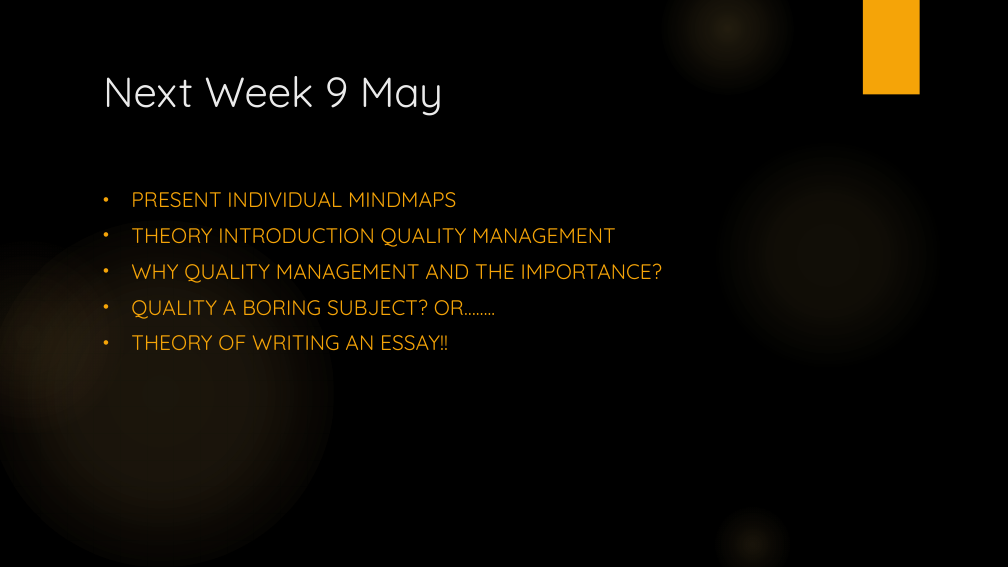
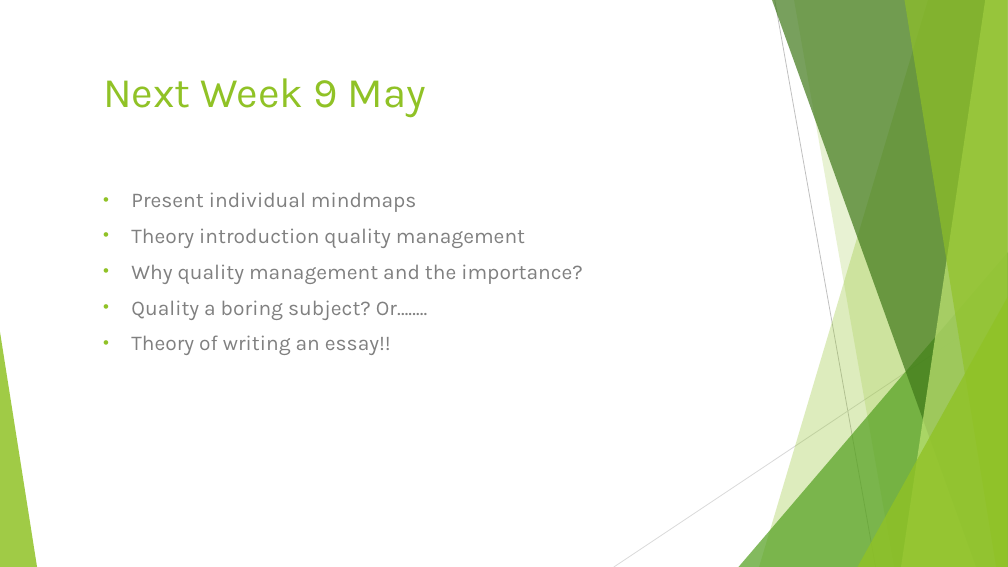
Before and after one commit to sd110/QP, a slide deck: slide 14 of QP Week 1.pptx. Drawn at 1008x567 pixels with LibreOffice and Linux fonts; fonts in the diff are those of the drawing; background and template pictures are left out. Boxes give left, top, right and bottom in pixels: in the first picture for what was removed or moved away, otherwise in the second. Text is boxed around its words. In the diff, an @@ line names an element or a change of style, - is before the commit and + after.

```diff
--- a/QP Week 1.pptx
+++ b/QP Week 1.pptx
@@ background picture (left out) to #FFFFFF @@
@@ title "Next Week 9 May" at (103,78,426,118): font Quicksand to Karla, text colour #EBEBEB to #90C226 @@
@@ ellipse removed at (662,0,794,95) @@
@@ rectangle removed at (863,0,920,95) @@
@@ ellipse removed at (712,138,944,371) @@
@@ text at (131,192,583,355): text changed; font Quicksand to Karla; text colour #F5A408 to #808080 @@
-• PRESENT INDIVIDUAL MINDMAPS
-• THEORY INTRODUCTION QUALITY MANAGEMENT
-• WHY QUALITY MANAGEMENT AND THE IMPORTANCE?
-• QUALITY A BORING SUBJECT? OR……..
-• THEORY OF WRITING AN ESSAY!!
+• Present individual mindmaps
+• Theory introduction quality management
+• Why quality management and the importance?
+• Quality a boring subject? Or……..
+• Theory of writing an essay!!
@@ ellipse removed at (0,221,333,567) @@
@@ ellipse removed at (0,240,126,435) @@
@@ group added at (0,0,1008,567): 5 freeform shapes, 3 triangles, 2 lines @@
@@ ellipse removed at (712,504,793,567) @@
```
Also in this commit, not shown: 13 other slides changed, 1 other file.
